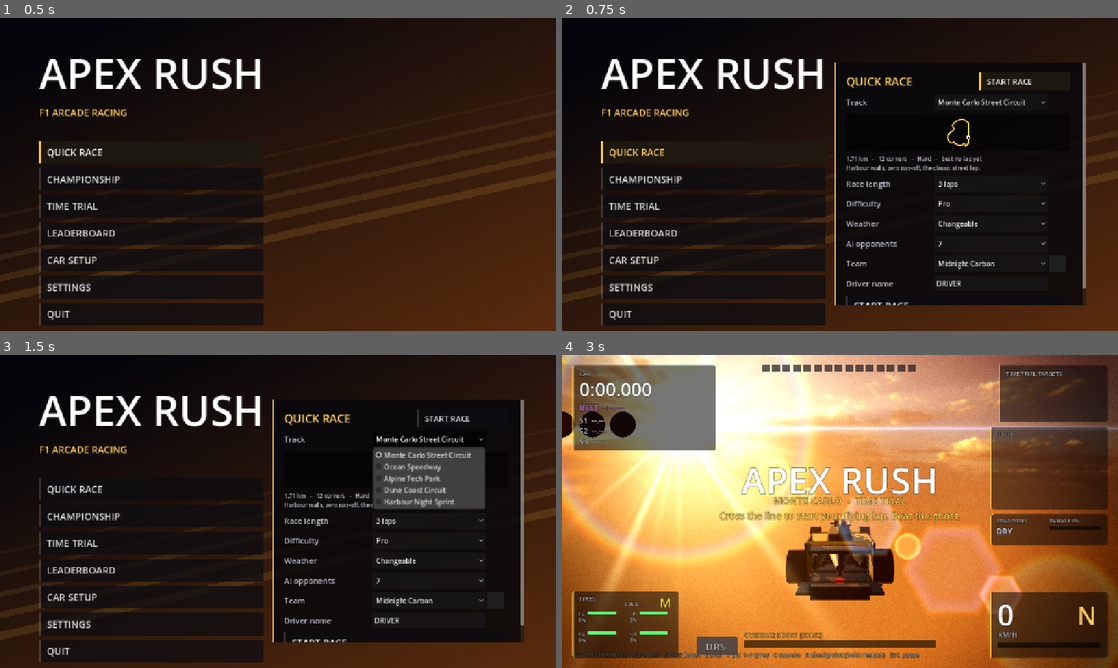
Above: before the commit, frames 1-4 (two rows, left to right).
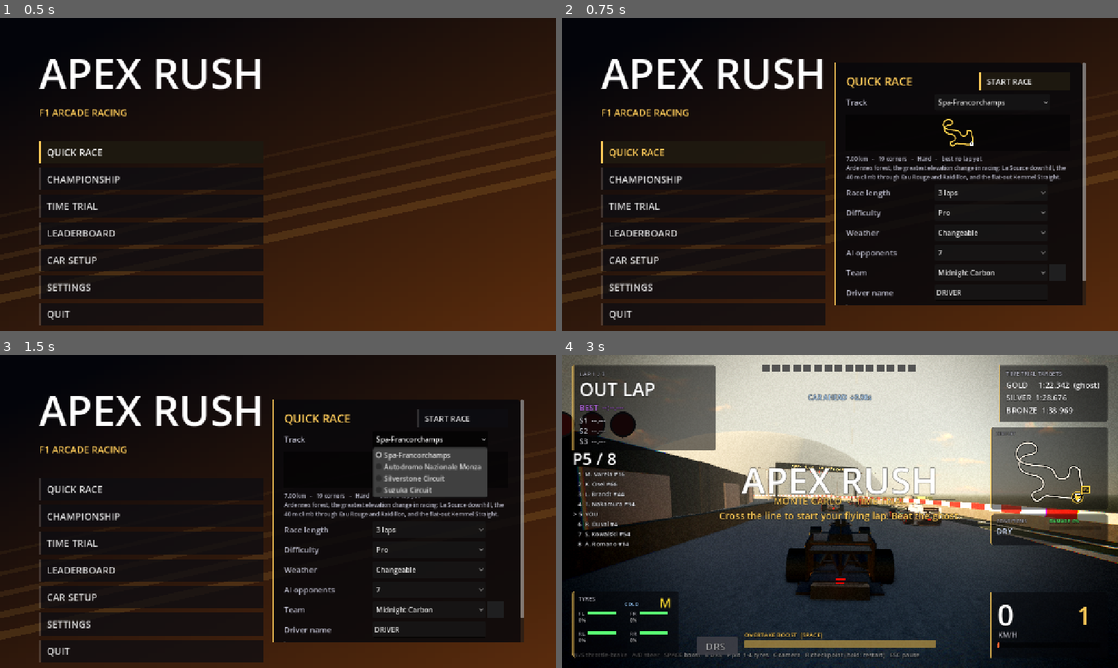
Above: after the commit, the same moments.

Repository: CodeVerse-AI-TS/F1--2026
Game: Godot game, scene res://scenes/menu.tscn
Same seed, same stepped clock (60 frames per second), same inputs: the game is played once before the commit and once after it.
Inputs (mouse positions are in pixels of both pictures, inside the frame that each line leads up to):
- Up to frame 1 (0.5 s): no input
- Up to frame 2 (0.75 s): click "QUICK RACE" at 0.5 s
- Up to frame 3 (1.5 s): click (428, 439) at 1.25 s, where only the run before the commit has a clickable "Monte Carlo Street Circuit"
- Up to frame 4 (3 s): click (990, 439) at 2 s, where only the run after the commit has a clickable "Spa-Francorchamps"; click "START RACE" at 2.75 s

Frame 1 is identical in both runs. In frame 2, 2.9% of the frame differs, in the area x 51-95%, y 25-92%; in frame 3, 3.9%; in frame 4, 94%, in the area x 0-100%, y 0-100%.
Error before the commit: Parse Error: Cannot get index "forest" from "{ "street": { "sky_top": (0.62, 0.72, 0.86, 1.0), "ambient": (0.55, 0.6, 0.72, 1.0), "ambient_energy": 0.55, "haze…

Commit message:
feat(circuits): introduce authentic Grand Prix splines for Spa, Monza, Silverstone, and Suzuka

Diff:
--- a/scripts/car.gd
+++ b/scripts/car.gd
@@ -82,7 +82,10 @@
 func _ready() -> void:
 	model = CarModelScript.new()
 	add_child(model)
-	floor_snap_length = 1.2
+	# long enough to stay pinned over the crests and banking of a real circuit
+	# (Eau Rouge, Raidillon, the Parabolica) without launching off the surface
+	floor_snap_length = 2.5
+	floor_constant_speed = true
 	floor_max_angle = deg_to_rad(45.0)
 
 func reset_to(xf: Transform3D) -> void:
--- a/scripts/game_state.gd
+++ b/scripts/game_state.gd
@@ -40,88 +40,155 @@
 const TRACK_DIFFICULTY := ["Easy", "Medium", "Hard"]
 const TRACKS := [
 	{
-		"id": "monaco", "name": "Monte Carlo Street Circuit", "theme": "street",
-		"half_w": 7.5, "difficulty": 3,
-		"desc": "Harbour walls, zero run-off, the classic street lap.",
+		"id": "spa", "name": "Spa-Francorchamps", "theme": "forest",
+		"half_w": 8.5, "difficulty": 3, "corners": 19, "length_km": 7.004,
+		"desc": "Ardennes forest, the greatest elevation change in racing: La Source downhill, the 40 m climb through Eau Rouge and Raidillon, and the flat-out Kemmel Straight.",
 		"points": [
-			Vector3(0, 0, 0), Vector3(0, 0, -260), Vector3(-40, 1, -335), Vector3(-140, 6, -365),
-			Vector3(-260, 10, -325), Vector3(-330, 10, -245), Vector3(-295, 8, -175), Vector3(-360, 5, -110),
-			Vector3(-420, 2, -40), Vector3(-405, 0, 60), Vector3(-335, 0, 112), Vector3(-300, 0, 88),
-			Vector3(-262, 0, 128), Vector3(-150, 0, 160), Vector3(-92, 0, 118), Vector3(-58, 0, 168),
-			Vector3(-8, 0, 120),
-		],
-		"drs": [{"detect": 0.94, "start": 0.03, "end": 0.22}],
+			Vector3(0, 0, 0), Vector3(0, 0, -420), Vector3(-30, 1, -520), Vector3(-120, 3, -560),
+			Vector3(-190, 5, -520), Vector3(-200, 6, -430), Vector3(-240, 8, -360),
+			Vector3(-330, 15, -330), Vector3(-420, 24, -350), Vector3(-470, 31, -420),
+			Vector3(-520, 38, -500), Vector3(-640, 46, -560), Vector3(-800, 48, -580),
+			Vector3(-950, 46, -600), Vector3(-1090, 42, -640), Vector3(-1180, 38, -720),
+			Vector3(-1200, 34, -830), Vector3(-1150, 30, -940), Vector3(-1060, 27, -1000),
+			Vector3(-950, 24, -1010), Vector3(-860, 22, -970), Vector3(-820, 20, -890),
+			Vector3(-860, 17, -820), Vector3(-950, 15, -790), Vector3(-1060, 14, -760),
+			Vector3(-1140, 14, -680), Vector3(-1150, 15, -580), Vector3(-1110, 17, -500),
+			Vector3(-1040, 19, -450), Vector3(-960, 20, -420), Vector3(-880, 19, -400),
+			Vector3(-800, 17, -380), Vector3(-730, 14, -330), Vector3(-690, 11, -260),
+			Vector3(-700, 9, -180), Vector3(-760, 8, -120), Vector3(-840, 8, -90),
+			Vector3(-900, 8, -40), Vector3(-880, 6, 40), Vector3(-820, 4, 90),
+			Vector3(-760, 2, 70), Vector3(-700, 0, 20), Vector3(-620, 0, -10),
+			Vector3(-520, 0, 0),
+		],
+		"drs": [
+			{"detect_m": 1990.0, "start_m": 2050.0, "end_m": 2740.0},
+			{"detect_m": 6460.0, "start_m": 6520.0, "end_m": 6890.0},
+		],
+		"pit": {"entry": 0.955, "exit": 0.06, "box": 0.985},
+		"banking": 1.0,
 	},
 	{
-		"id": "speed", "name": "Ocean Speedway", "theme": "speed",
-		"half_w": 9.5, "difficulty": 1,
-		"desc": "Long straights and flat-out sweepers. Top speed wins.",
-		"count": 18, "rx": 1100.0, "rz": 700.0, "power": 3.4, "elev": 0.0, "wobble": 0.0,
-		"drs": [{"detect": 0.9, "start": 0.02, "end": 0.3}],
+		"id": "monza", "name": "Autodromo Nazionale Monza", "theme": "park",
+		"half_w": 9.0, "difficulty": 1, "corners": 11, "length_km": 5.793,
+		"desc": "The Temple of Speed in the royal park. Rettifilo, the Curva Grande, Lesmo, Ascari and the Parabolica - slipstream, brake, repeat.",
+		"points": [
+			Vector3(0, 0, 0), Vector3(0, 0, -600), Vector3(-10, 0, -760),
+			Vector3(-70, 0, -840), Vector3(-170, 0, -850), Vector3(-250, 0, -800),
+			Vector3(-280, 0, -720), Vector3(-260, 0, -620),
+			Vector3(-300, 0, -540), Vector3(-380, 0, -520), Vector3(-470, 0, -480),
+			Vector3(-560, 0, -440), Vector3(-680, 0, -420), Vector3(-820, 0, -430),
+			Vector3(-950, 0, -470),
+			Vector3(-1030, 0, -520), Vector3(-1060, 0, -600), Vector3(-1040, 0, -680),
+			Vector3(-970, 0, -720), Vector3(-900, 0, -700),
+			Vector3(-880, 1, -600), Vector3(-890, 2, -480), Vector3(-930, 3, -360),
+			Vector3(-900, 3, -260), Vector3(-820, 2, -200), Vector3(-700, 1, -190),
+			Vector3(-560, 0, -200), Vector3(-420, 0, -230), Vector3(-300, 0, -220),
+			Vector3(-190, 0, -180),
+			Vector3(-120, 0, -110), Vector3(-80, 0, -40), Vector3(0, 0, 0),
+		],
+		"drs": [
+			{"detect_m": 60.0, "start_m": 140.0, "end_m": 640.0},
+			{"detect_m": 2870.0, "start_m": 2980.0, "end_m": 4700.0},
+		],
+		"pit": {"entry": 0.93, "exit": 0.05, "box": 0.975},
+		"banking": 0.35,
 	},
 	{
-		"id": "technical", "name": "Alpine Tech Park", "theme": "technical",
-		"half_w": 8.0, "difficulty": 3,
-		"desc": "Corner after corner with real elevation. Precision pays.",
-		"count": 16, "rx": 430.0, "rz": 380.0, "power": 2.0, "elev": 34.0, "wobble": 0.18,
-		"drs": [{"detect": 0.92, "start": 0.03, "end": 0.2}],
+		"id": "silverstone", "name": "Silverstone Circuit", "theme": "airfield",
+		"half_w": 9.0, "difficulty": 2, "corners": 18, "length_km": 5.891,
+		"desc": "The Home of British Motorsport: Abbey, Village, the Wellington Straight, Copse, then the Maggotts-Becketts-Chapel complex into Hangar Straight and Stowe.",
+		"points": [
+			Vector3(0, 0, 0), Vector3(20, 0, -200), Vector3(60, 0, -330),
+			Vector3(130, 1, -400), Vector3(230, 2, -410), Vector3(320, 2, -370),
+			Vector3(370, 1, -290), Vector3(360, 0, -200),
+			Vector3(300, 0, -150), Vector3(210, 0, -160), Vector3(150, 0, -230),
+			Vector3(150, 0, -330),
+			Vector3(210, 0, -420), Vector3(320, 0, -470), Vector3(450, 0, -480),
+			Vector3(560, 0, -440),
+			Vector3(620, 0, -350), Vector3(690, 0, -280), Vector3(790, 0, -250),
+			Vector3(860, 0, -180), Vector3(850, 0, -100),
+			Vector3(930, 0, -60), Vector3(1050, 0, -50), Vector3(1160, 1, -90),
+			Vector3(1220, 2, -180), Vector3(1210, 2, -300), Vector3(1150, 2, -370),
+			Vector3(1040, 1, -390), Vector3(900, 1, -380), Vector3(780, 0, -400),
+			Vector3(680, 0, -430), Vector3(570, 0, -440), Vector3(450, 0, -350),
+			Vector3(380, 0, -240), Vector3(300, 0, -150), Vector3(180, 0, -110),
+			Vector3(80, 0, -70), Vector3(0, 0, -20),
+		],
+		"drs": [
+			{"detect_m": 760.0, "start_m": 860.0, "end_m": 1330.0},
+			{"detect_m": 2300.0, "start_m": 2400.0, "end_m": 3080.0},
+		],
+		"pit": {"entry": 0.94, "exit": 0.05, "box": 0.98},
+		"banking": 0.6,
 	},
 	{
-		"id": "desert", "name": "Dune Coast Circuit", "theme": "desert",
-		"half_w": 9.0, "difficulty": 2,
-		"desc": "Sand, sea air and fast flowing corners in the heat.",
-		"count": 14, "rx": 650.0, "rz": 450.0, "power": 4.5, "elev": 10.0, "wobble": 0.08,
-		"drs": [{"detect": 0.91, "start": 0.02, "end": 0.26}],
-	},
-	{
-		"id": "night", "name": "Harbour Night Sprint", "theme": "night",
-		"half_w": 8.0, "difficulty": 2,
-		"desc": "Floodlit walls after dark. Brake points feel twice as far.",
-		"count": 18, "rx": 460.0, "rz": 350.0, "power": 3.0, "elev": 14.0, "wobble": 0.05,
-		"drs": [{"detect": 0.93, "start": 0.02, "end": 0.24}],
+		"id": "suzuka", "name": "Suzuka Circuit", "theme": "grandstand",
+		"half_w": 8.5, "difficulty": 3, "corners": 18, "length_km": 5.807,
+		"desc": "The world's only figure-eight: the S-curves, Degner, the hairpin, Spoon, the 330 km/h back straight, 130R and the Casio Triangle under the lights.",
+		"points": [
+			Vector3(0, 0, 0), Vector3(-90, 0, -60), Vector3(-160, 1, -160),
+			Vector3(-170, 2, -280), Vector3(-140, 3, -390),
+			Vector3(-150, 4, -500), Vector3(-200, 5, -590), Vector3(-290, 6, -630),
+			Vector3(-390, 7, -610), Vector3(-450, 7, -540),
+			Vector3(-430, 6, -450), Vector3(-370, 5, -390),
+			Vector3(-300, 5, -340), Vector3(-230, 4, -290),
+			Vector3(-190, 3, -220), Vector3(-210, 2, -160),
+			Vector3(-290, 2, -140), Vector3(-350, 2, -180),
+			Vector3(-370, 2, -250),
+			Vector3(-410, 2, -330), Vector3(-490, 2, -360), Vector3(-560, 2, -320),
+			Vector3(-590, 2, -240), Vector3(-570, 2, -150),
+			Vector3(-520, 1, -90), Vector3(-460, 0, -60),
+			Vector3(-380, 0, -40), Vector3(-300, 0, -60),
+			Vector3(-260, 0, -130), Vector3(-240, 0, -220),
+			Vector3(-200, 0, -280), Vector3(-120, 0, -300),
+			Vector3(-40, 0, -260), Vector3(10, 0, -180),
+			Vector3(20, 0, -90), Vector3(0, 0, -20),
+		],
+		"drs": [
+			{"detect_m": 3200.0, "start_m": 3300.0, "end_m": 4300.0},
+			{"detect_m": 5300.0, "start_m": 5350.0, "end_m": 5650.0},
+		],
+		"pit": {"entry": 0.95, "exit": 0.05, "box": 0.982},
+		"banking": 0.5,
 	},
 ]
 ## Per-theme sky, sun and scenery recipe used by scripts/track.gd.
 const THEMES := {
-	"street": {
-		"sky_top": Color(0.62, 0.72, 0.86), "ambient": Color(0.55, 0.6, 0.72),
-		"ambient_energy": 0.55, "haze": Color(0.85, 0.76, 0.62), "fog": 0.0016,
-		"sun": Color(1.0, 0.86, 0.66), "sun_energy": 1.5,
-		"ground": "cobblestone", "ground_tint": Color(0.82, 0.78, 0.72),
-		"buildings": true, "harbour": true, "hills": true, "lamps": true,
-		"vegetation": 0, "floodlights": false,
-	},
-	"speed": {
-		"sky_top": Color(0.45, 0.62, 0.88), "ambient": Color(0.6, 0.68, 0.8),
-		"ambient_energy": 0.7, "haze": Color(0.78, 0.85, 0.95), "fog": 0.0009,
-		"sun": Color(1.0, 0.95, 0.88), "sun_energy": 1.8,
-		"ground": "grass", "ground_tint": Color(0.42, 0.52, 0.32),
+	# Spa: cool Ardennes forest light, deep green and a lot of tree cover.
+	"forest": {
+		"sky_top": Color(0.55, 0.66, 0.82), "ambient": Color(0.48, 0.55, 0.62),
+		"ambient_energy": 0.6, "haze": Color(0.74, 0.80, 0.84), "fog": 0.0014,
+		"sun": Color(1.0, 0.94, 0.84), "sun_energy": 1.6,
+		"ground": "grass", "ground_tint": Color(0.30, 0.44, 0.26),
 		"buildings": false, "harbour": false, "hills": true, "lamps": true,
+		"vegetation": 3, "floodlights": false,
+	},
+	# Monza: Royal Park, flat, sunny, dense broadleaf parkland.
+	"park": {
+		"sky_top": Color(0.52, 0.70, 0.92), "ambient": Color(0.62, 0.68, 0.74),
+		"ambient_energy": 0.75, "haze": Color(0.86, 0.88, 0.84), "fog": 0.0008,
+		"sun": Color(1.0, 0.96, 0.86), "sun_energy": 2.0,
+		"ground": "grass", "ground_tint": Color(0.36, 0.50, 0.28),
+		"buildings": false, "harbour": false, "hills": false, "lamps": true,
+		"vegetation": 3, "floodlights": false,
+	},
+	# Silverstone: open airfield, huge run-off, big British sky.
+	"airfield": {
+		"sky_top": Color(0.58, 0.68, 0.82), "ambient": Color(0.66, 0.70, 0.76),
+		"ambient_energy": 0.8, "haze": Color(0.88, 0.90, 0.92), "fog": 0.0006,
+		"sun": Color(1.0, 0.97, 0.92), "sun_energy": 1.7,
+		"ground": "grass", "ground_tint": Color(0.40, 0.52, 0.30),
+		"buildings": false, "harbour": false, "hills": false, "lamps": true,
 		"vegetation": 1, "floodlights": false,
 	},
-	"technical": {
-		"sky_top": Color(0.5, 0.66, 0.9), "ambient": Color(0.56, 0.64, 0.76),
-		"ambient_energy": 0.6, "haze": Color(0.84, 0.88, 0.95), "fog": 0.0012,
-		"sun": Color(1.0, 0.92, 0.82), "sun_energy": 1.7,
-		"ground": "grass", "ground_tint": Color(0.38, 0.5, 0.3),
-		"buildings": false, "harbour": false, "hills": true, "lamps": true,
-		"vegetation": 2, "floodlights": false,
-	},
-	"desert": {
-		"sky_top": Color(0.86, 0.72, 0.55), "ambient": Color(0.8, 0.72, 0.6),
-		"ambient_energy": 0.85, "haze": Color(0.95, 0.86, 0.7), "fog": 0.0018,
-		"sun": Color(1.0, 0.88, 0.62), "sun_energy": 2.1,
-		"ground": "sand", "ground_tint": Color(0.88, 0.76, 0.55),
-		"buildings": false, "harbour": true, "hills": true, "lamps": false,
-		"vegetation": 3, "floodlights": false,
-	},
-	"night": {
-		"sky_top": Color(0.02, 0.03, 0.07), "ambient": Color(0.12, 0.16, 0.28),
-		"ambient_energy": 0.35, "haze": Color(0.1, 0.14, 0.24), "fog": 0.0022,
-		"sun": Color(0.55, 0.68, 1.0), "sun_energy": 0.28,
-		"ground": "asphalt", "ground_tint": Color(0.3, 0.32, 0.36),
-		"buildings": true, "harbour": true, "hills": false, "lamps": true,
-		"vegetation": 0, "floodlights": true,
+	# Suzuka: night grandstand, floodlights, cool colour temperature.
+	"grandstand": {
+		"sky_top": Color(0.03, 0.05, 0.11), "ambient": Color(0.16, 0.20, 0.32),
+		"ambient_energy": 0.45, "haze": Color(0.12, 0.16, 0.26), "fog": 0.0020,
+		"sun": Color(0.60, 0.74, 1.0), "sun_energy": 0.35,
+		"ground": "asphalt", "ground_tint": Color(0.30, 0.32, 0.36),
+		"buildings": true, "harbour": false, "hills": true, "lamps": true,
+		"vegetation": 2, "floodlights": true,
 	},
 }
 const TEAMS := [
@@ -258,7 +325,10 @@
 	return c.get_baked_length()
 
 ## Rough corner count: one per continuous run of meaningful direction change.
+## Real circuits declare "corners" in their data, which wins when present.
 static func track_corners(data: Dictionary) -> int:
+	if data.has("corners"):
+		return int(data["corners"])
 	var c := _curve_from(data)
 	c.bake_interval = 4.0
 	var total := c.get_baked_length()
--- a/scripts/menu/main_menu.gd
+++ b/scripts/menu/main_menu.gd
@@ -230,7 +230,8 @@
 	if _preview:
 		_preview.set_points(GameState.track_preview(data, 220))
 	if _info:
-		var km := GameState.track_length(data) / 1000.0
+		# real circuits publish their official length; the spline measurement is a fallback
+		var km := float(data["length_km"]) if data.has("length_km") else GameState.track_length(data) / 1000.0
 		var best := GameState.best_lap_for(String(data["id"]))
 		var best_txt := "no lap yet" if best <= 0.0 else _fmt(best)
 		_info.text = "%.2f km   -   %d corners   -   %s   -   best %s\n%s" % [
